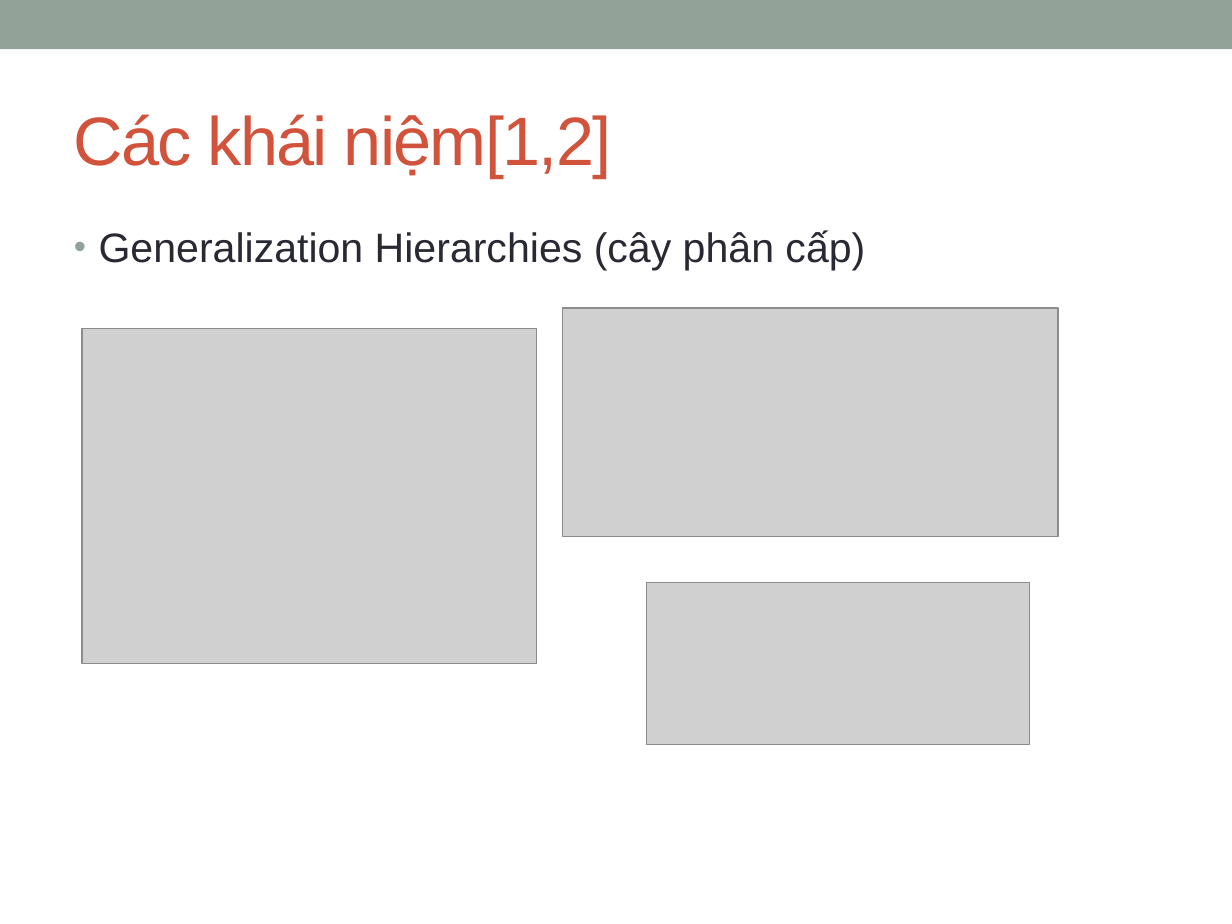
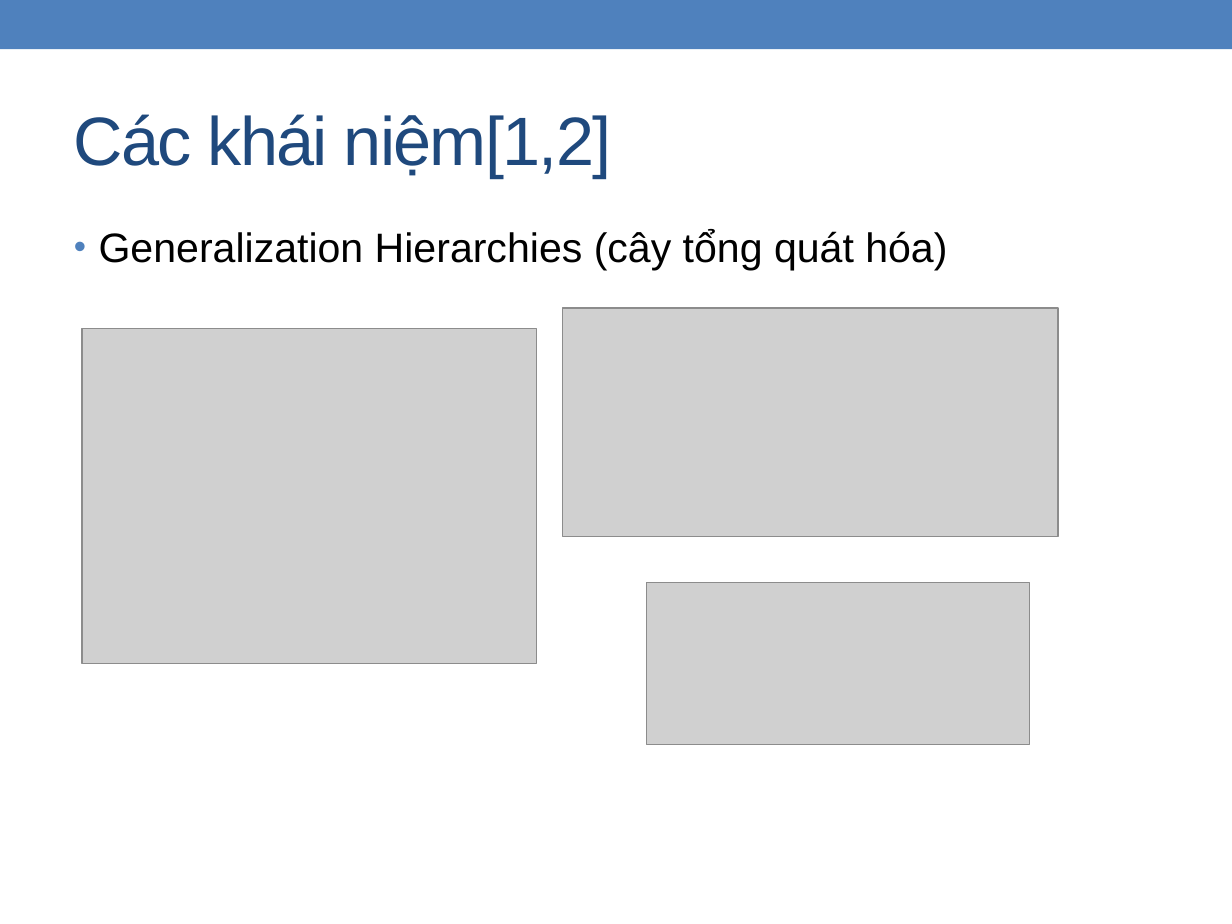
Before and after one commit to zedster27/secviz, a slide deck: slide 5 of branches/C.Thang/Baocao15.1.pptx (slide 4 before the commit). Drawn at 1232x924 pixels with LibreOffice and Linux fonts; fonts in the diff are those of the drawing; grey boxes stand for pictures. Boxes give left, top, right and bottom in pixels: in the first picture for what was removed or moved away, otherwise in the second. Text is boxed around its words. In the diff, an @@ line names an element or a change of style, - is before the commit and + after.

```diff
--- a/branches/C.Thang/Baocao15.1.pptx
+++ b/branches/C.Thang/Baocao15.1.pptx
@@ rectangle at (x1=0, y1=0, x2=1232, y2=49): fill #93A299 to #4F81BD @@
@@ title "Các khái niệm[1,2]" at (x1=74, y1=114, x2=612, y2=178): text colour #D2533C to #1F497D @@
@@ text at (x1=99, y1=230, x2=947, y2=271): text changed; text colour #292934 to #000000 @@
-• Generalization Hierarchies (cây phân cấp)
+• Generalization Hierarchies (cây tổng quát hóa)
```
Also in this commit, not shown: 23 other slides changed, 8 slides added, 5 slides removed.
